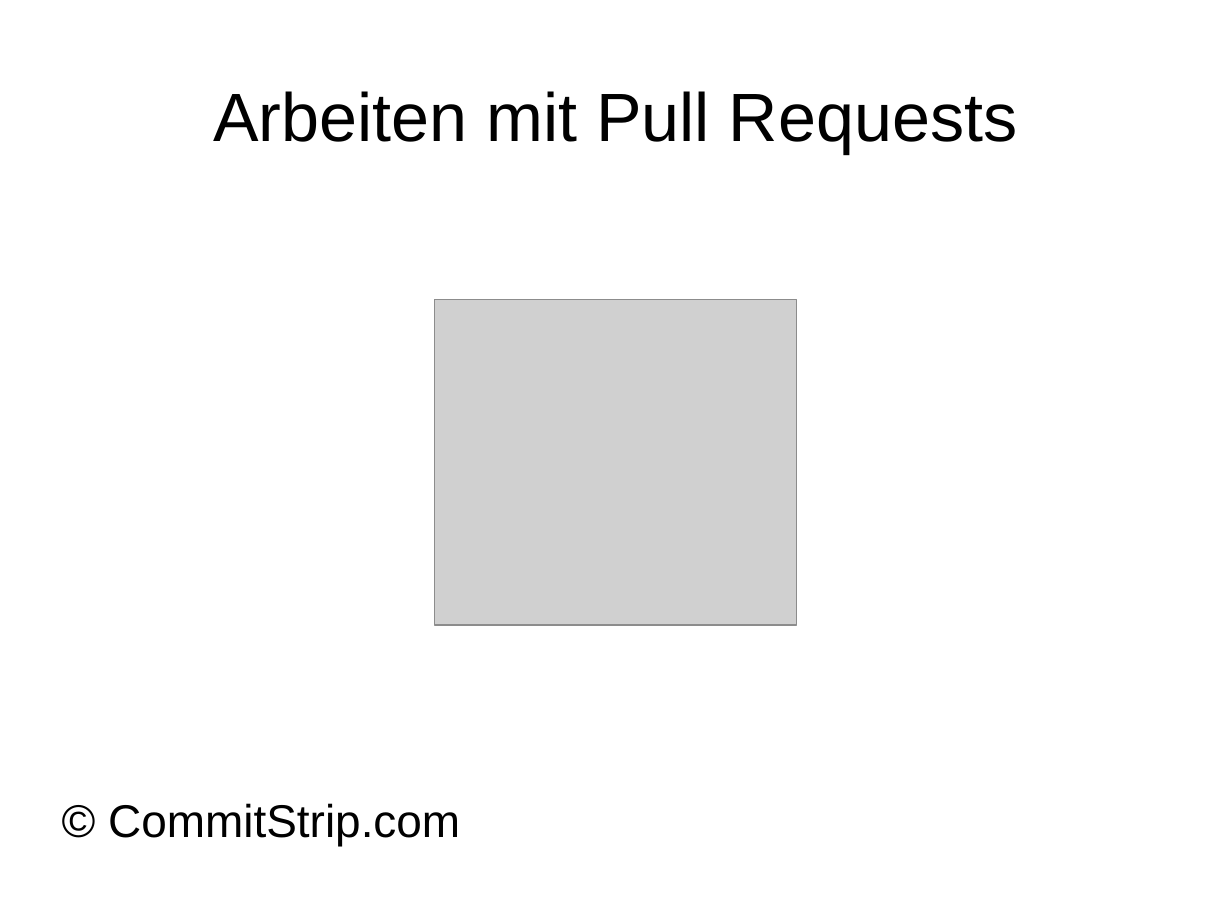
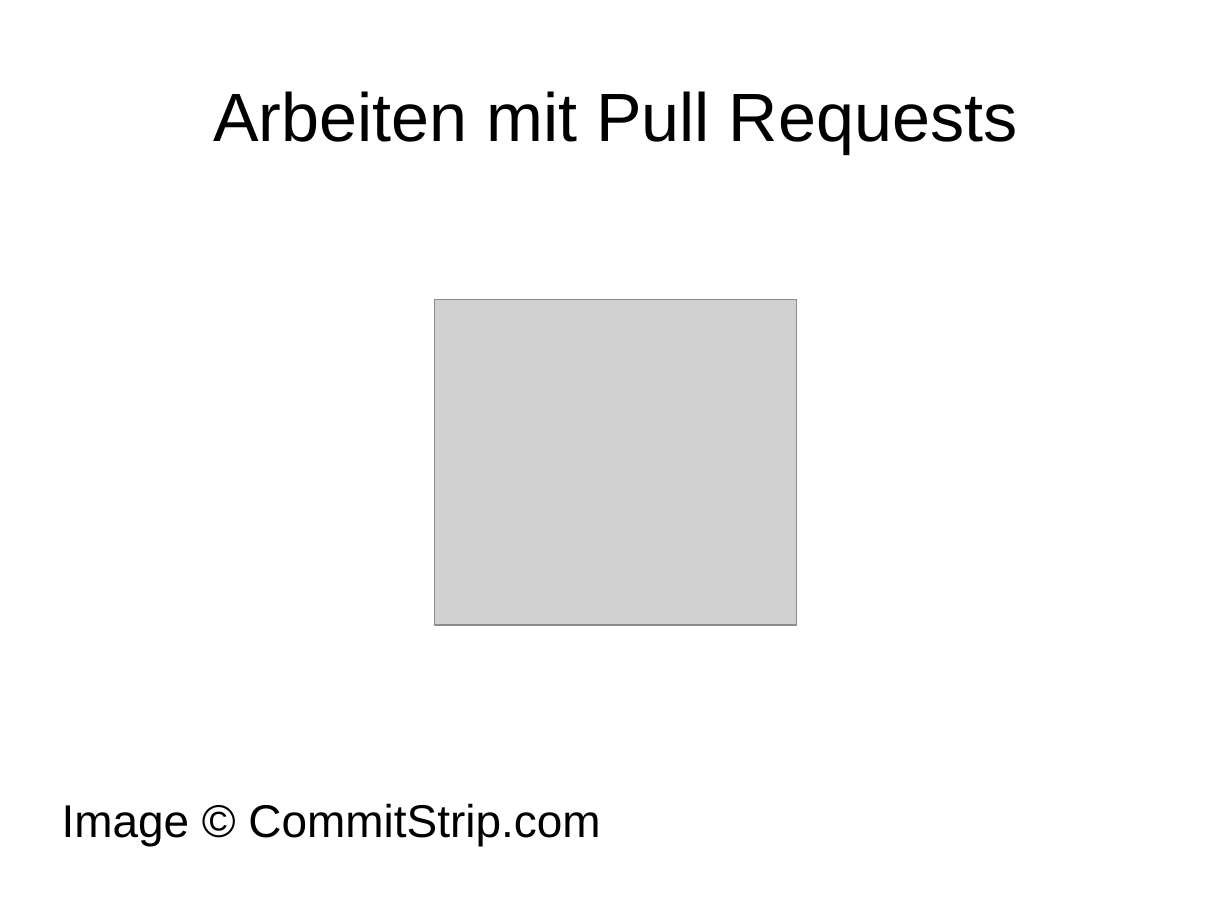
Before and after one commit to dhiller/presentations, a slide deck: slide 1 of Pull Requests mit Stash/Pull Requests mit Stash.odp. Drawn at 1232x924 pixels with LibreOffice and Linux fonts; fonts in the diff are those of the drawing; grey boxes stand for pictures. Boxes give left, top, right and bottom in pixels: in the first picture for what was removed or moved away, otherwise in the second. Text is boxed around its words. In the diff, an @@ line names an element or a change of style, - is before the commit and + after.

```diff
--- a/Pull Requests mit Stash/Pull Requests mit Stash.odp
+++ b/Pull Requests mit Stash/Pull Requests mit Stash.odp
@@ text at [62,803,600,846]: text changed @@
-© CommitStrip.com
+Image © CommitStrip.com
```
Also in this commit, not shown: 1 other slide changed, 1 other file.
